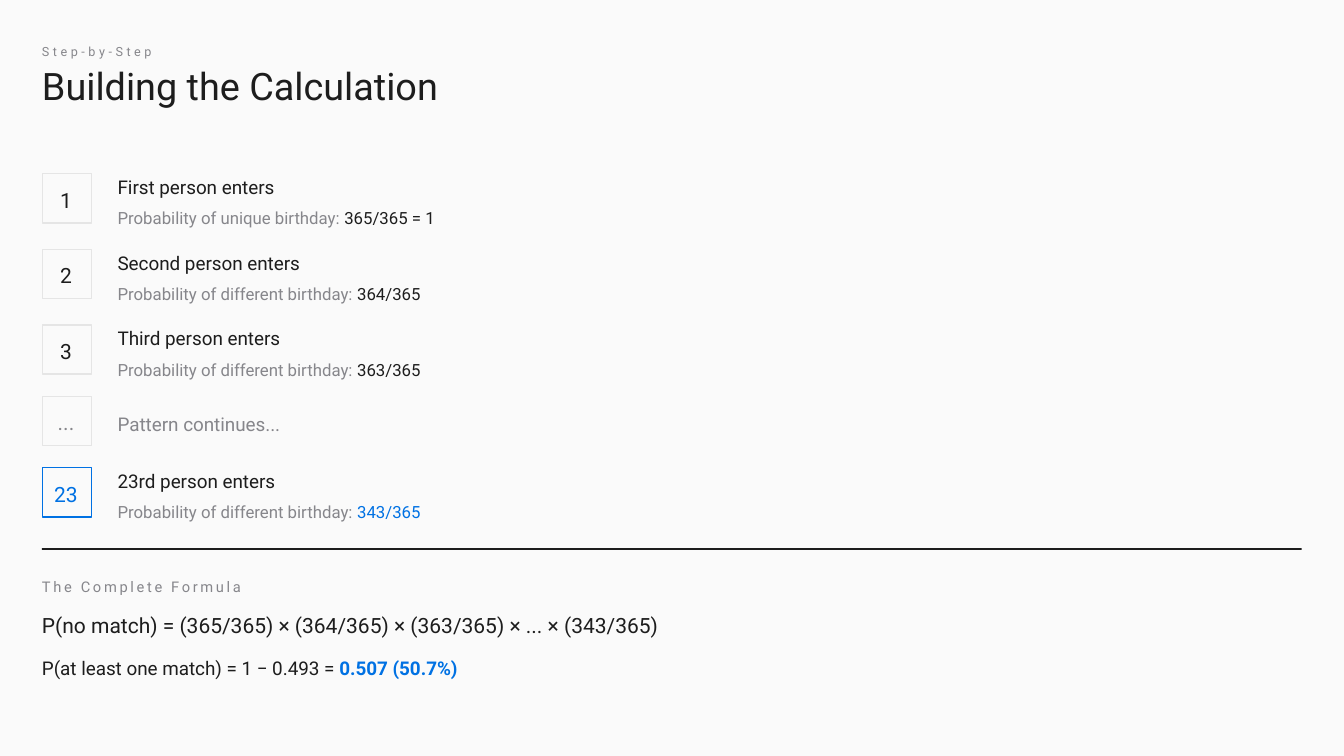
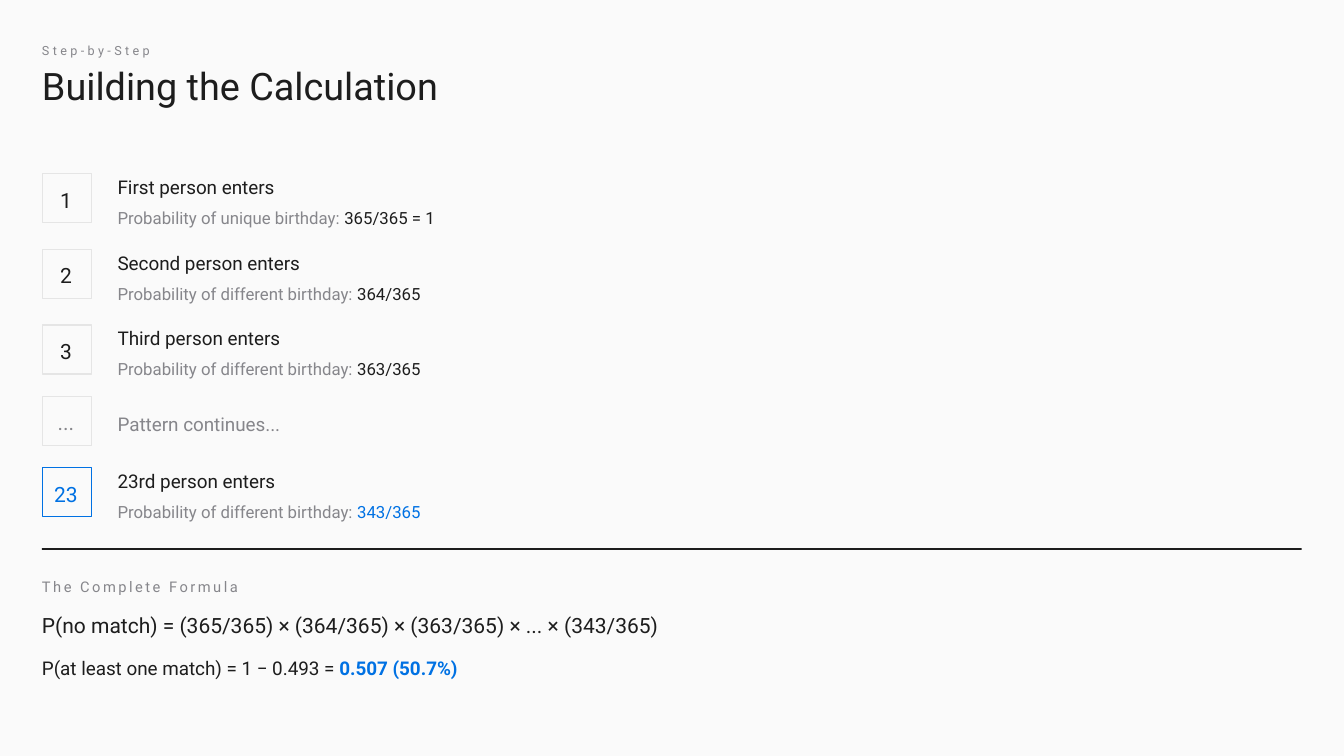
Before and after one commit to mrwwk/DeskCraft, a slide deck: slide 9 of assets/libreoffice_impr_njc/456c4488-c4c4-475f-b671-0556dac8696a/The Birthday Paradox.pptx. Drawn at 1344x756 pixels with LibreOffice and Linux fonts; fonts in the diff are those of the drawing. Boxes give left, top, right and bottom in pixels: in the first picture for what was removed or moved away, otherwise in the second. Text is boxed around its words. In the diff, an @@ line names an element or a change of style, - is before the commit and + after.

```diff
--- a/assets/libreoffice_impr_njc/456c4488-c4c4-475f-b671-0556dac8696a/The Birthday Paradox.pptx
+++ b/assets/libreoffice_impr_njc/456c4488-c4c4-475f-b671-0556dac8696a/The Birthday Paradox.pptx
@@ text "Step-by-Step" at (x1=42, y1=46, x2=150, y2=58): letter spacing 2.5 to 2.4 pt @@
@@ text "The Complete Formula" at (x1=42, y1=581, x2=238, y2=595): letter spacing 1.9 to 1.8 pt @@
```
Also in this commit, not shown: 15 other slides changed, 52 other files.
